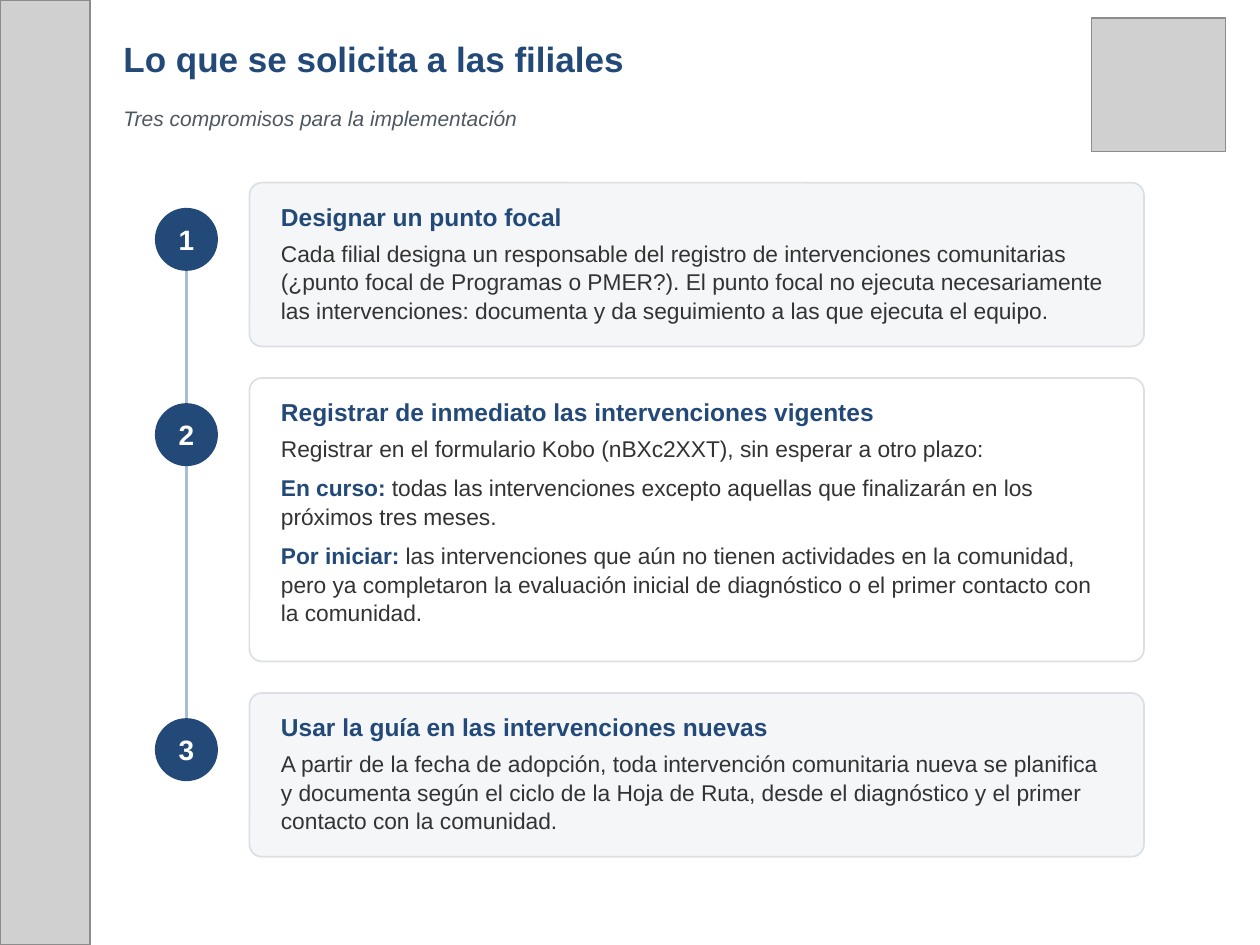
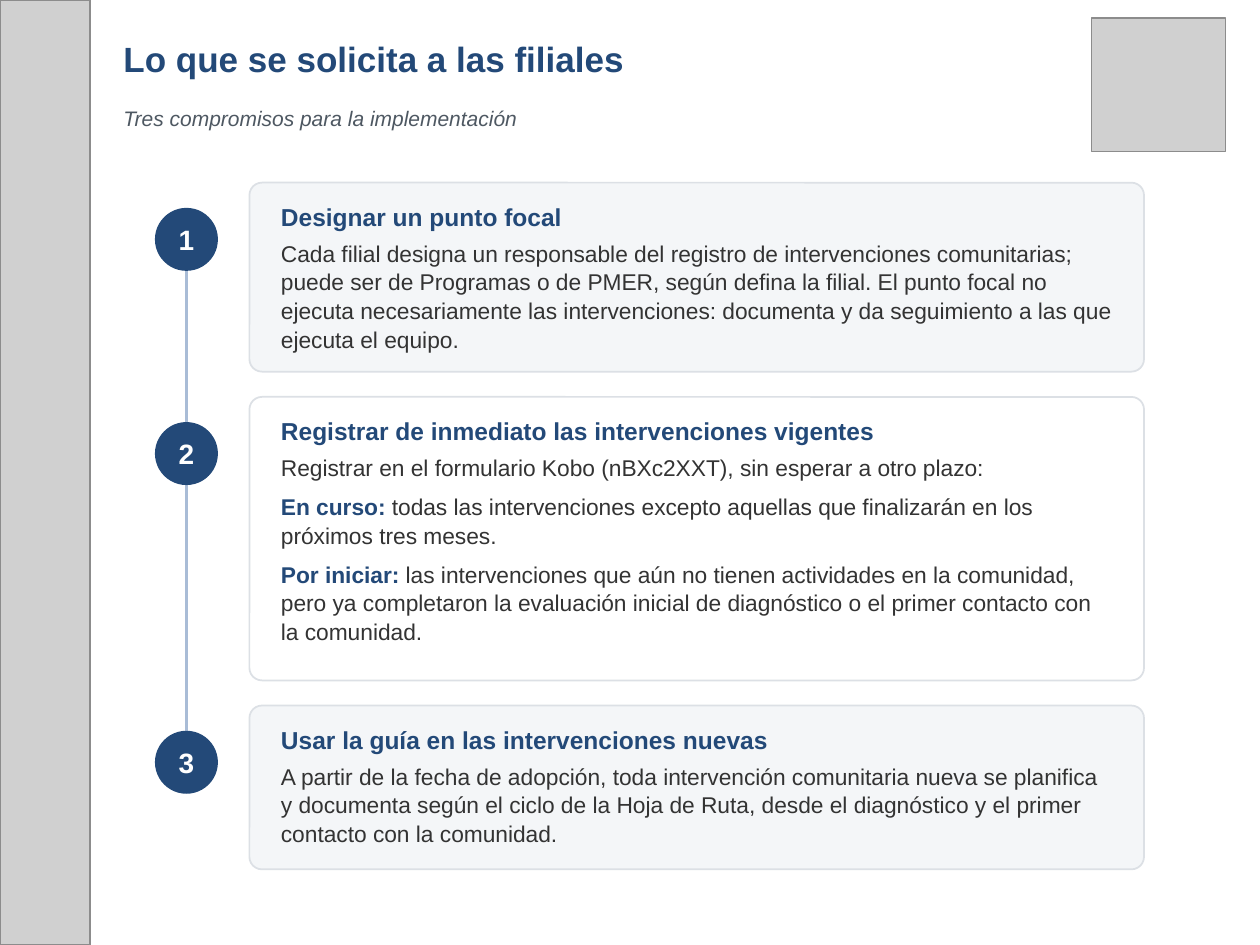
Before and after one commit to fmblancop/Hoja-de-Ruta-CRV, a slide deck: slide 11 of Hoja_de_Ruta_CRV_presentacion.pptx (slide 10 before the commit). Drawn at 1260x945 pixels with LibreOffice and Linux fonts; fonts in the diff are those of the drawing; grey boxes stand for pictures. Boxes give left, top, right and bottom in pixels: in the first picture for what was removed or moved away, otherwise in the second. Text is boxed around its words. In the diff, an @@ line names an element or a change of style, - is before the commit and + after.

```diff
--- a/Hoja_de_Ruta_CRV_presentacion.pptx
+++ b/Hoja_de_Ruta_CRV_presentacion.pptx
@@ rounded rectangle resized from (x1=249, y1=183, x2=1144, y2=346) to (x1=249, y1=183, x2=1144, y2=372) @@
@@ rounded rectangle at (x1=249, y1=183, x2=1144, y2=372): proportions changed @@
@@ line moved from (186, 239) - (186, 750) to (186, 239) - (186, 762) @@
@@ text at (x1=281, y1=245, x2=1111, y2=353): text changed @@
-Cada filial designa un responsable del registro de intervenciones comunitarias (¿punto focal de Programas o PMER?). El punto focal no ejecuta necesariamente las intervenciones: documenta y da seguimiento a las que ejecuta el equipo.
+Cada filial designa un responsable del registro de intervenciones comunitarias; puede ser de Programas o de PMER, según defina la filial. El punto focal no ejecuta necesariamente las intervenciones: documenta y da seguimiento a las que ejecuta el equipo.
@@ 1 ellipse, 1 text, 1 rounded rectangle moved together from (x1=155, y1=378, x2=1144, y2=662) to (x1=155, y1=397, x2=1144, y2=680) @@
@@ rounded rectangle moved from (x1=249, y1=693, x2=1144, y2=857) to (x1=249, y1=706, x2=1144, y2=869) @@
@@ ellipse "3" moved from (x1=155, y1=718, x2=218, y2=781) to (x1=155, y1=731, x2=218, y2=794) @@
@@ text "Usar la guía en las ..." moved from (x1=281, y1=718, x2=1097, y2=829) to (x1=281, y1=731, x2=1097, y2=842) @@
```
Also in this commit, not shown: 2 other slides changed, 4 slides added, 3 slides removed.
